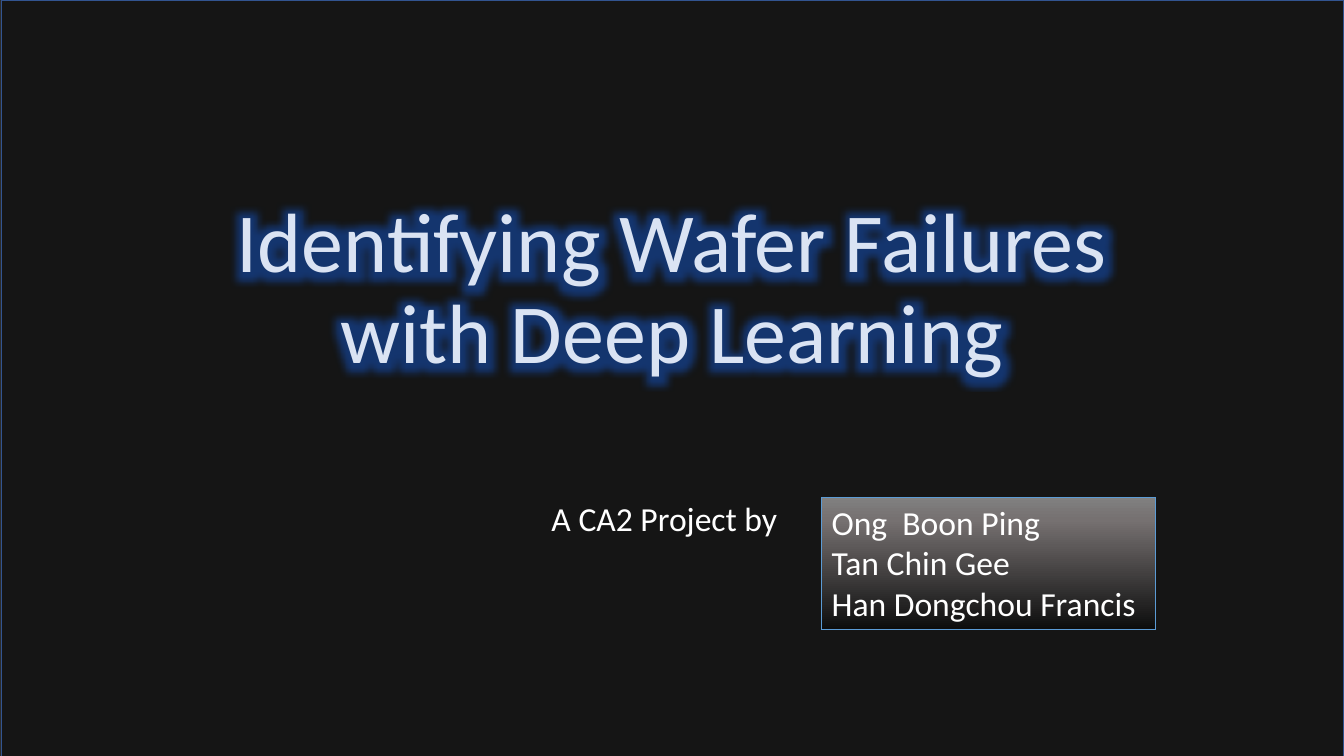
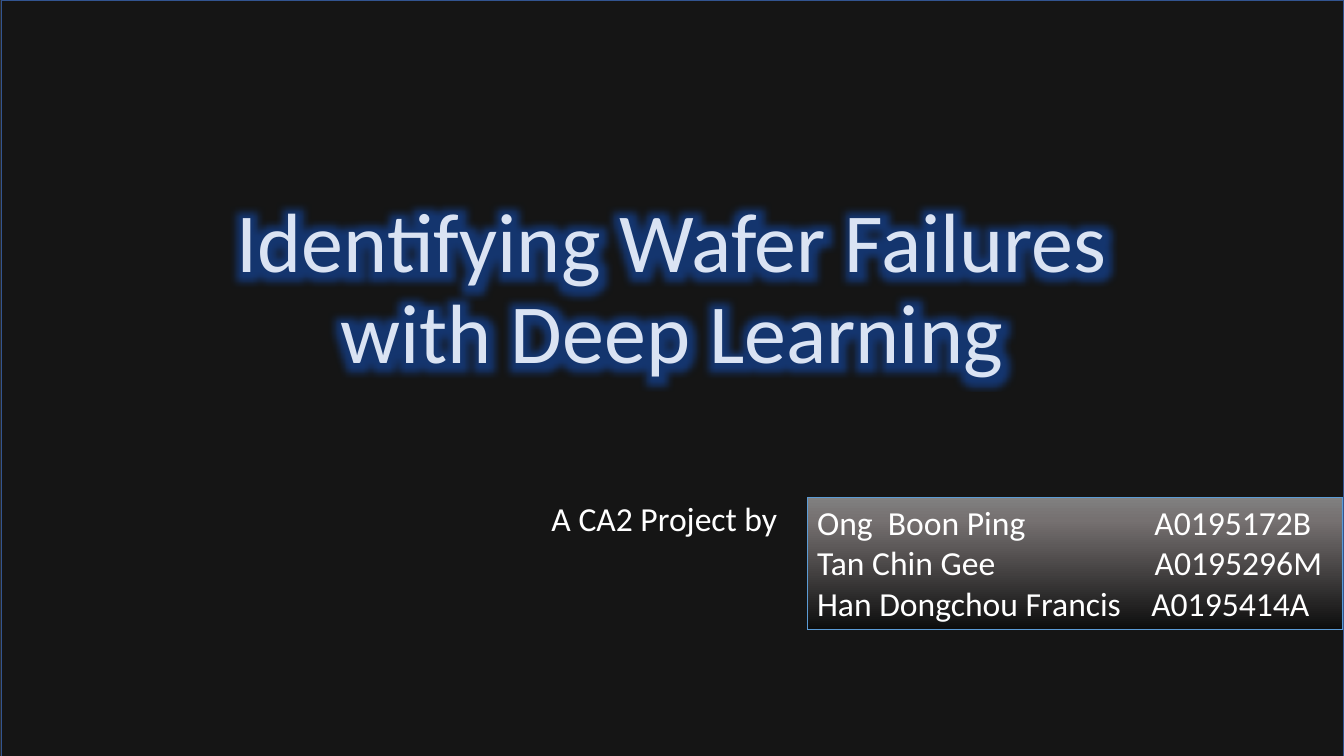
Before and after one commit to francis-han/PSUPR-CA2, a slide deck: slide 1 of CA2 Identifying Wafer Failures with Deep Learning2.pptx. Drawn at 1344x756 pixels with LibreOffice and Linux fonts; fonts in the diff are those of the drawing; background and template pictures are left out; a plain dark background stands for a picture behind light text. Boxes give left, top, right and bottom in pixels: in the first picture for what was removed or moved away, otherwise in the second. Text is boxed around its words. In the diff, an @@ line names an element or a change of style, - is before the commit and + after.

```diff
--- a/CA2 Identifying Wafer Failures with Deep Learning2.pptx
+++ b/CA2 Identifying Wafer Failures with Deep Learning2.pptx
@@ rectangle "Ong Boon Ping A0195172B": place and size @@
-rectangle "Ong Boon Ping A0195172B" at box(822, 497, 1155, 629)
+rectangle "Ong Boon Ping A0195172B" at box(808, 497, 1343, 629)
@@ text in rectangle at box(817, 512, 1322, 622): text changed @@
-Ong Boon Ping
-Tan Chin Gee
-Han Dongchou Francis
+Ong Boon Ping A0195172B
+Tan Chin Gee A0195296M
+Han Dongchou Francis A0195414A
```
Also in this commit, not shown: 1 other file.
